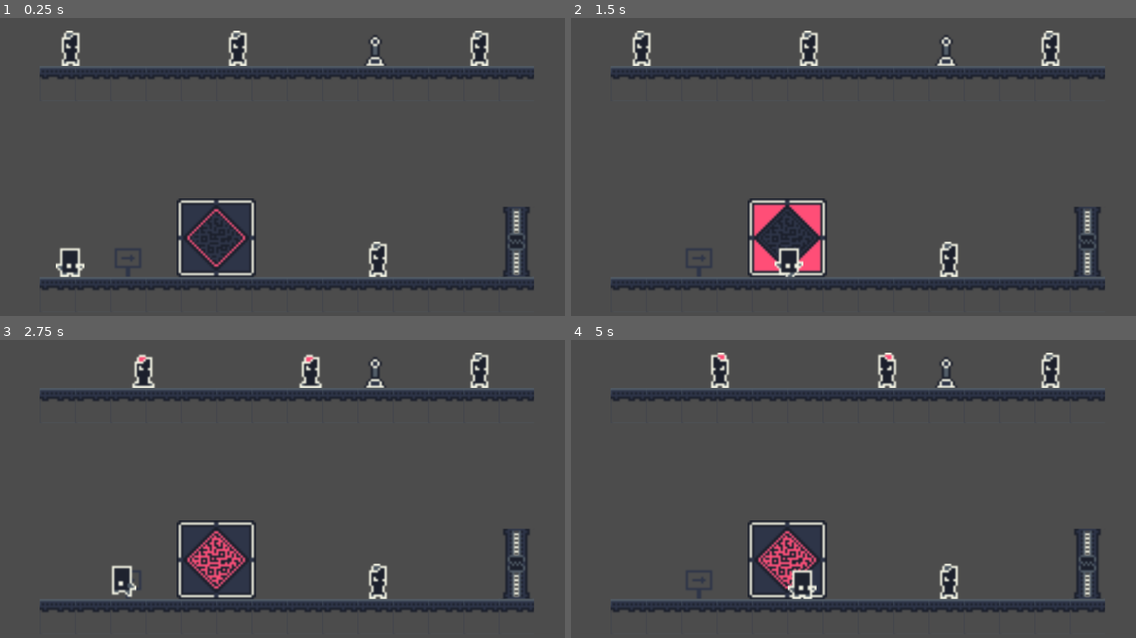
Above: before the commit, frames 1-4 (two rows, left to right).
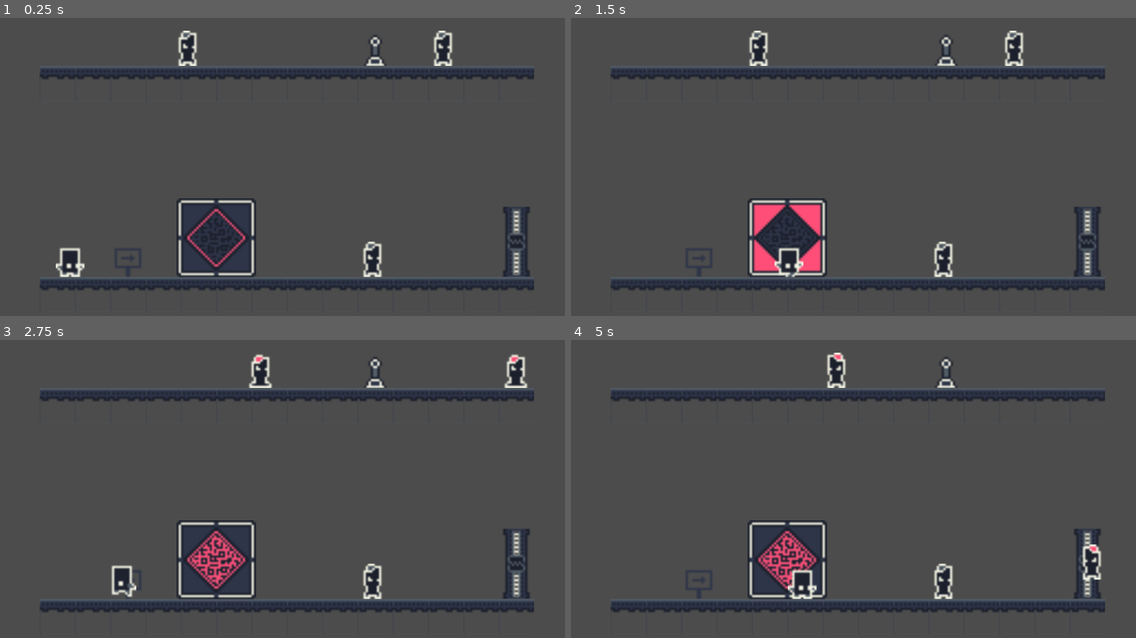
Above: after the commit, the same moments.

Repository: JuanG10/minion3
Game: Godot game, scene res://escenas/niveles/Tutorial clones.tscn
Two runs of this game, one before a commit and one after it. Both use one fixed random seed, a clock stepped at 60 frames per second and the inputs below. The project has no main scene, so this scene is started directly.
Inputs:
- Up to frame 1 (0.25 s): no input
- Up to frame 2 (1.5 s): tap Enter at 0.5 s; hold Right (ui_right) from 0.53 s (still down); tap X (bajar_cadena) at 0.6 s; tap Up (ui_up) at 0.77 s; tap Z (subir_cadena) at 0.8, 1.35 s
- Up to frame 3 (2.75 s): tap Up (ui_up) at 1.52 s; tap Tab (ui_focus_next) at 1.55 s; release Right (ui_right) at 2.03 s; hold Left (ui_left) from 2.03 s (still down); hold Tab (ui_focus_next) from 2.03 s (still down); tap X (bajar_cadena) at 2.3 s
- Up to frame 4 (5 s): release Left (ui_left) at 2.78 s; release Tab (ui_focus_next) at 2.78 s; hold Right (ui_right) 2.78-4.28 s; tap V (abrir_puerta) at 2.85 s; tap Up (ui_up) at 3.02, 3.77, 4.52 s; tap Z (subir_cadena) at 3.05, 4.35 s; hold Tab (ui_focus_next) 3.53-4.28 s; tap X (bajar_cadena) at 3.6, 4.55 s; hold Left (ui_left) from 4.28 s (still down)

The runs differ from the first frame. In frame 1, 2.1% of the frame differs, in the area x 10-87%, y 4-87%; in frame 2, 2.1%; in frame 3, 2.1%, in the area x 23-94%, y 4-87%; in frame 4, 2.1%.

Commit message:
solucionadoGlichtVisualYRefactorDeCodigo

Diff:
--- a/escenas/niveles/Tutorial clones.tscn
+++ b/escenas/niveles/Tutorial clones.tscn
@@ -368,20 +368,16 @@
 position = Vector2( 57.1949, 28.9727 )
 
 [node name="Robot" parent="." instance=ExtResource( 3 )]
-position = Vector2( 57.168, -66.626 )
+position = Vector2( 109.983, -70.7463 )
 id = 1
 
 [node name="Robot2" parent="." instance=ExtResource( 3 )]
-position = Vector2( 132.805, -74.6466 )
+position = Vector2( 225.7, -69.4025 )
 id = 1
 
 [node name="Robot3" parent="." instance=ExtResource( 3 )]
-position = Vector2( 196.389, 19.6889 )
+position = Vector2( 193.767, 24.5584 )
 id = 2
-
-[node name="Robot4" parent="." instance=ExtResource( 3 )]
-position = Vector2( 242.288, -70.8752 )
-id = 3
 
 [node name="Robot_station" type="Area2D" parent="."]
 position = Vector2( 123.085, 20.3683 )
--- a/escenas/niveles/Tutorial_mecanicas_basicas.tscn
+++ b/escenas/niveles/Tutorial_mecanicas_basicas.tscn
@@ -1,10 +1,9 @@
-[gd_scene load_steps=16 format=2]
+[gd_scene load_steps=15 format=2]
 
 [ext_resource path="res://sprites/nuestrosSprites.png" type="Texture" id=1]
 [ext_resource path="res://escenas/objetos/Jugador.tscn" type="PackedScene" id=2]
 [ext_resource path="res://escenas/objetos/CadenaYGancho.tscn" type="PackedScene" id=3]
 [ext_resource path="res://escenas/objetos/Puerta.tscn" type="PackedScene" id=4]
-[ext_resource path="res://scripts/main_script.gd" type="Script" id=5]
 [ext_resource path="res://escenas/objetos/Palanca.tscn" type="PackedScene" id=6]
 
 [sub_resource type="ConvexPolygonShape2D" id=1]
@@ -335,13 +334,12 @@
 18/z_index = 0
 
 [node name="Main" type="Node"]
-script = ExtResource( 5 )
 
 [node name="TileMap" type="TileMap" parent="."]
 tile_set = SubResource( 9 )
 cell_size = Vector2( 16, 16 )
 format = 1
-tile_data = PoolIntArray( -589818, 10, 0, -524282, 10, 0, -262137, 1, 2, -262136, 1, 2, -262135, 1, 2, -262134, 1, 2, -262133, 1, 2, -262132, 1, 2, -262131, 1, 2, -65534, 2, 131072, 0, 1, 2, 1, 1, 2, 2, 1, 2, 3, 1, 2, 4, 1, 2, 5, 1, 2, 6, 1, 2 )
+tile_data = PoolIntArray( -589818, 10, 0, -524282, 10, 0, -262137, 1, 2, -262136, 1, 2, -262135, 1, 2, -262134, 1, 2, -262133, 1, 2, -262132, 1, 2, -262131, 1, 2, -65534, 2, 131072, 0, 1, 2, 1, 1, 2, 2, 1, 2, 3, 1, 2 )
 
 [node name="Camera2D" type="Camera2D" parent="."]
 position = Vector2( 105.697, -43.7154 )
@@ -352,10 +350,10 @@
 position = Vector2( 8.69053, -8.33905 )
 
 [node name="Palanca" parent="." instance=ExtResource( 6 )]
-position = Vector2( 92.0452, -8.77631 )
+position = Vector2( 56.1212, -7.72186 )
 
 [node name="CadenaYGancho" parent="." instance=ExtResource( 3 )]
-position = Vector2( 106.828, -68.9786 )
+position = Vector2( 90, -63 )
 
 [node name="Puerta" parent="." instance=ExtResource( 4 )]
 position = Vector2( 216.149, -79.6176 )
--- a/escenas/objetos/CadenaYGancho.tscn
+++ b/escenas/objetos/CadenaYGancho.tscn
@@ -20,7 +20,7 @@
 
 [node name="Cadena_plataforma_spr" parent="." instance=ExtResource( 2 )]
 position = Vector2( -1.65716, -4.34177 )
-scale = Vector2( 0.829816, 1.03055 )
+scale = Vector2( 0.9, 1.031 )
 texture = ExtResource( 3 )
 script = ExtResource( 5 )
 
--- a/scripts/Cadena.gd
+++ b/scripts/Cadena.gd
@@ -7,9 +7,9 @@
 
 var aceleracion = 0
 
-var bajar_cadena = 425
+var bajar_cadena = 389
 
-var subir_cadena = 425
+var subir_cadena = 389
 
 onready var jugador = get_parent().get_parent().get_node("Jugador")
 
--- a/scripts/jugador.gd
+++ b/scripts/jugador.gd
@@ -15,8 +15,8 @@
 
 func _ready():
 	add_to_group("characters")
-	if id == 0:
-		add_to_group("controllable_characters") # Solo se agrega Jugador.
+	if id == 0: # Solo se agrega Jugador.
+		add_to_group("controllable_characters")
 		control_switch = true
 		player_spr.play("idle")
 	else:
@@ -48,14 +48,21 @@
 	player_spr.play("movimiento_horizontal")
 	player_spr.flip_h = true
 
-func _unhandled_input(event)->void: # Atrapa TAB y ve si cambia personajes.
-	if event is InputEventKey && event.is_action_pressed("ui_focus_next") && control_switch:
-		_check_if_can_change()
-		player_spr.play("idle")
+func _unhandled_input(event)->void: # Atrapa el input y ve si cambia personajes.
+	if _press_next(event):
+		var characters_group = get_tree().get_nodes_in_group("controllable_characters")
+		if characters_group.size() <= 1: return # Que no ejecute todo si solo esta el jugador.
+		_state_change()
+		_check_change_control(characters_group)
 
-func _check_if_can_change()->void: # Pasa el control al siguiente personaje.
-	var characters_group = get_tree().get_nodes_in_group("controllable_characters")
+func _press_next(event)->bool: # Chequea input y variables de cambio de personaje.
+	return event is InputEventKey && event.is_action_pressed("ui_focus_next") && control_switch
+
+func _state_change(): # Cambia variables del personaje.
 	control_switch = false
+	player_spr.play("idle")
+
+func _check_change_control(characters_group:Array)->void: # Revisa a quien darle el control.
 	if next_character_id >= characters_group.size() - 1:
 		get_tree().call_group("controllable_characters","change_control", 0)
 	else:
@@ -64,5 +71,5 @@
 func change_control(next_id:int)->void: # Si es el siguiente se controla.
 	if id == next_id: control_switch = true
 
-func activate(id_list:Array)->void:
+func activate(id_list:Array)->void: # Agrega al grupo de controlables si puede.
 	if id_list.has(id): add_to_group("controllable_characters")
